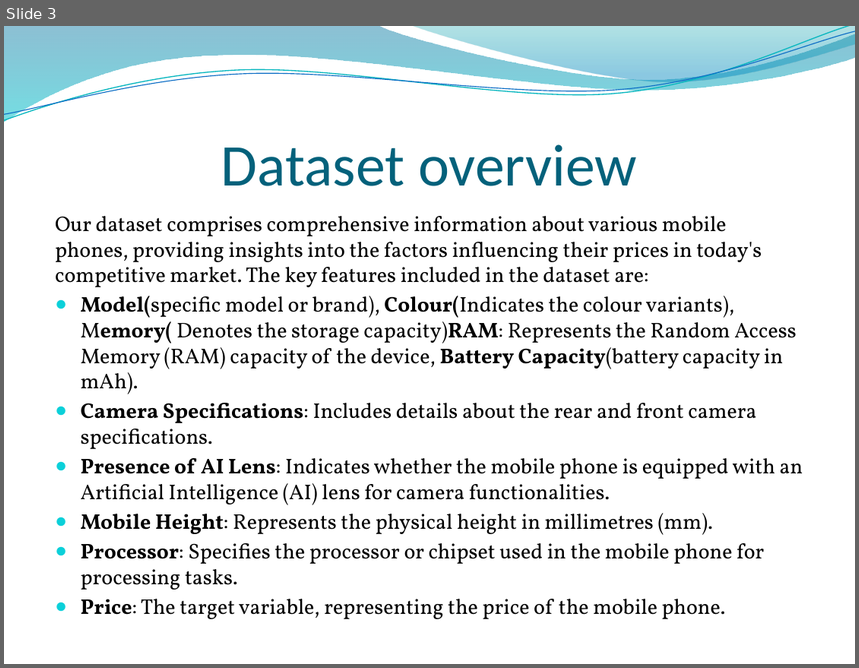
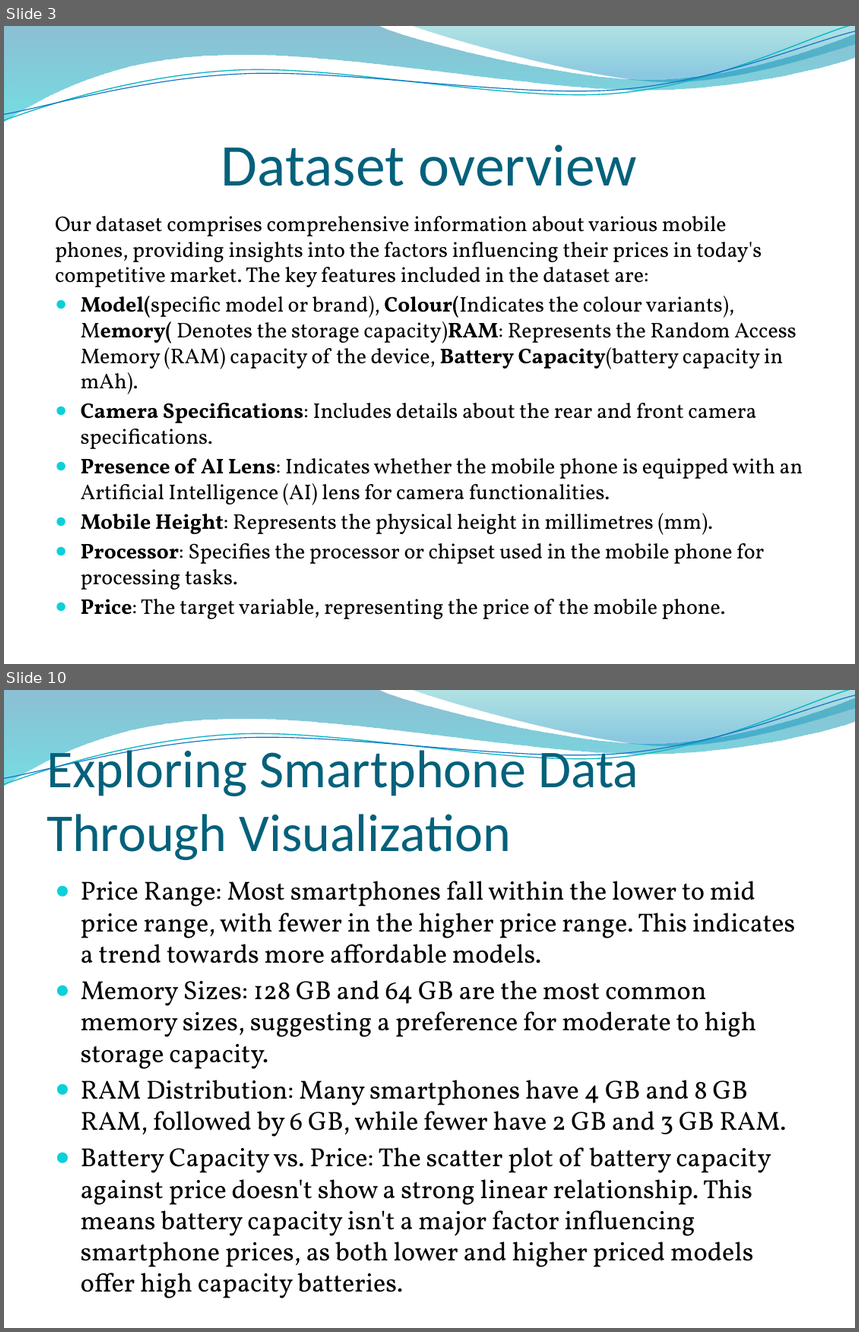
Before and after one commit to bhp001/Price-Prediction-for-Mobile-Phones, a slide deck: Price Prediction for Mobile Phones.pptx. Shown one above the other, each under a label of ours: slide 3 before the commit, slides 3 and 10 after it; the slides between them are not shown. The pictures are 859x668 and 859x1332 pixels, drawn with LibreOffice and Linux fonts; fonts in the diff are those of the drawing; background and template pictures are left out. Boxes give left, top, right and bottom in pixels: in the first picture for what was removed or moved away, otherwise in the second. Text is boxed around its words. In the diff, an @@ line names an element or a change of style, - is before the commit and + after.

Commit message:
Add files via upload
PPT of a program about mobile price predication

```diff
--- a/Price Prediction for Mobile Phones.pptx
+++ b/Price Prediction for Mobile Phones.pptx
@@ slide 10 added at [4, 690, 855, 1328], background picture (left out); not listed: 4 template elements that a slide beside it also shows @@
@@ title added at [47, 742, 639, 860], 45 pt, text #04617B @@
+Exploring Smartphone Data Through Visualization
@@ text added at [81, 881, 795, 1293], 22.1 pt, text #000000 @@
+● Price Range: Most smartphones fall within the lower to mid price range, with fewer in the higher price range. This indicates a trend towards more affordable models.
+● Memory Sizes: 128 GB and 64 GB are the most common memory sizes, suggesting a preference for moderate to high storage capacity.
+● RAM Distribution: Many smartphones have 4 GB and 8 GB RAM, followed by 6 GB, while fewer have 2 GB and 3 GB RAM.
+● Battery Capacity vs. Price: The scatter plot of battery capacity against price doesn't show a strong linear relationship. This means battery capacity isn't a major factor influencing smartphone prices, as both lower and higher priced models offer high capacity batteries.
```
Also in this commit, not shown: 2 slides changed, 11 other slides added.
